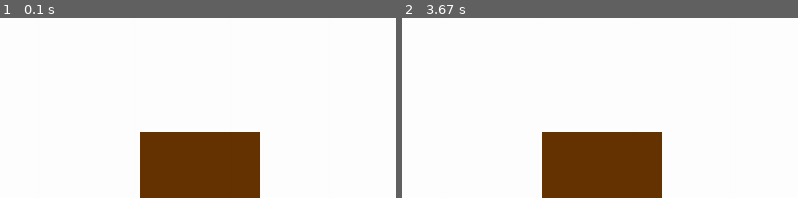
Above: before the commit, frames 1-2 (left to right).
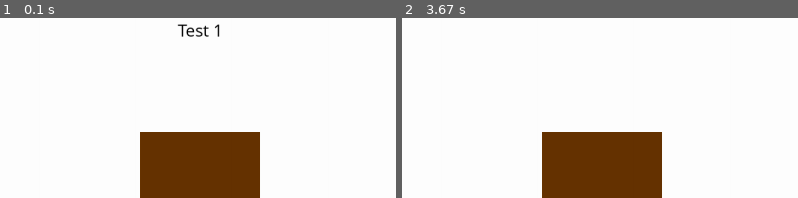
Above: after the commit, the same moments.

Repository: Maxx0758/Coding_everyday
Game: pygame game, started from The_Doors - Max.py
The game is run twice, just before and just after one commit, with the same random seed, the same clock (stepped at 60 frames per second) and the same inputs.
Inputs (mouse positions are % of the whole screen's width and height, from its top left):
- Up to frame 1 (0.1 s): no input
- Up to frame 2 (3.67 s): click (85, 62) at 3.45 s
The pictures show only the part of the screen within x 25-75%, y 0-50%; the shares and areas given below are measured in that part.

The runs differ from the first frame. In frame 1, 0.3% of the frame differs, in the area x 44-56%, y 3-11%; in frame 2, nothing differs.

Commit message:
Dont know

Diff:
--- a/The_Doors - Max.py
+++ b/The_Doors - Max.py
@@ -1,19 +1,24 @@
 import pygame
 from random import randint
 
+#Initialises the Pygame module
 pygame.init()
 
+#Sizes of the different things
 (width, height) = (1500, 800)
-running = True
 doorWidth = 200
 doorHeight = 400
-brown = (102, 51, 0)
 door1 = (100, 200)
 door2 = ((width / 2) - (doorWidth / 2), 200)
 door3 = (1200, 200)
+running = True
 Round = 1
+brown = (102, 51, 0)
+
 window = pygame.display.set_mode((width,height))
 pygame.display.set_caption("The doors")
+
+headlineFont = pygame.font.SysFont("comicsansms", 30, False, False)
 def startup():
     drawRound1()
 def drawRound1():
@@ -21,6 +26,7 @@
     pygame.draw.rect(window, brown, pygame.Rect((door1[0], door1[1]), (doorWidth, doorHeight)))
     pygame.draw.rect(window, brown, pygame.Rect((door2[0], door2[1]), (doorWidth, doorHeight)))
     pygame.draw.rect(window, brown, pygame.Rect((door3[0], door3[1]), (doorWidth, doorHeight)))
+    drawHeadline1()
     pygame.display.update()
 def drawRound2():
     window.fill((255, 255, 255))
@@ -34,6 +40,11 @@
     pygame.draw.rect(window, brown, pygame.Rect((door2[0], door2[1]), (doorWidth, doorHeight)))
     pygame.draw.rect(window, brown, pygame.Rect((door3[0], door3[1]), (doorWidth, doorHeight)))
     pygame.display.update()
+def drawHeadline1():
+    headlines = ["Test 1", "Test 2", "Test 3", "Test 4"]
+    i = randint(0, len(headlines))
+    headline1 = headlineFont.render(headlines[i], True, (0, 0, 0))
+    window.blit(headline1, ((width / 2) - headline1.get_width() // 2, 30 - headline1.get_height() // 2))
 startup()
 
 while(running):
--- /dev/null
+++ b/tempCodeRunnerFile.py
@@ -0,0 +1 @@
+window.blit(text, (400 - text.get_width() // 2, 30 - text.get_height() // 2))
